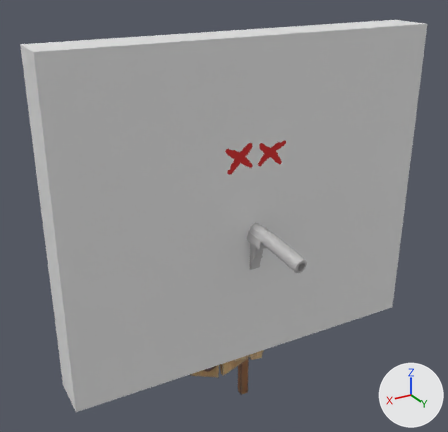
Two versions of the glTF model assets/Target (8).glb, one commit apart.
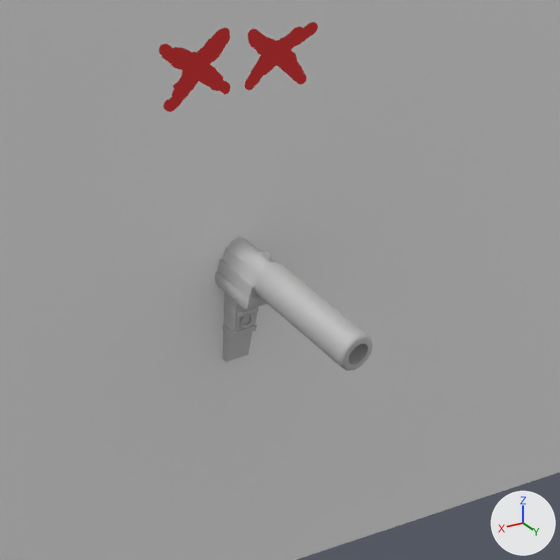
There are two pictures of each version: one whole from a camera (50 mm lens) standing at (-0.66, -113.24, 6.19) and looking at (-2.55, -116.39, 4.62), one close up on the part from 37% to 84% of the width and 31% to 80% of the height. Lighting does not change. The marker at lower right points along +X, +Y and +Z. Where no turn or scale is listed for an object, it has been applied to the vertices.

In view in the first close-up: 'Cube', 'Dead.001', 'old_stylized_agent_pistol_handpainted'.
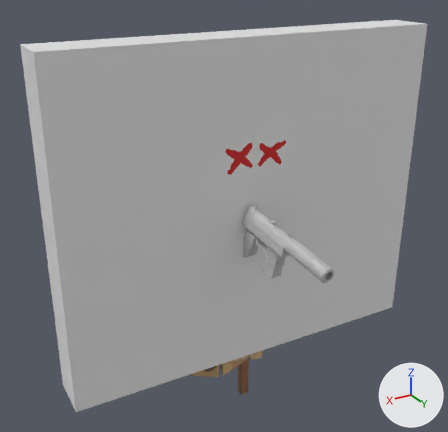
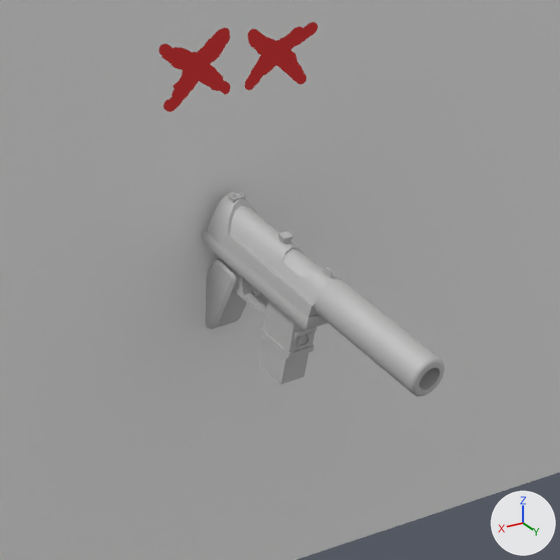
Diff of the bpy script that builds the scene:
```diff
--- a/assets/Target (8).glb.py
+++ b/assets/Target (8).glb.py
@@ ob_old_stylized_agent_pistol_handpainted @@
 ob_old_stylized_agent_pistol_handpainted = bpy.data.objects.new('old_stylized_agent_pistol_handpainted', me_old_stylized_agent_pistol_handpainted)
-ob_old_stylized_agent_pistol_handpainted.location = (-2.745, -116.581, 4.382)
+ob_old_stylized_agent_pistol_handpainted.location = (-2.715, -116.298, 4.459)
```

What differs and where, as boxes (x1, y1, x2, y2) in the close-ups (560 x 560 px):
'old_stylized_agent_pistol_handpainted', moved
    before: (215, 237, 373, 371)
    after: (202, 191, 445, 397)
